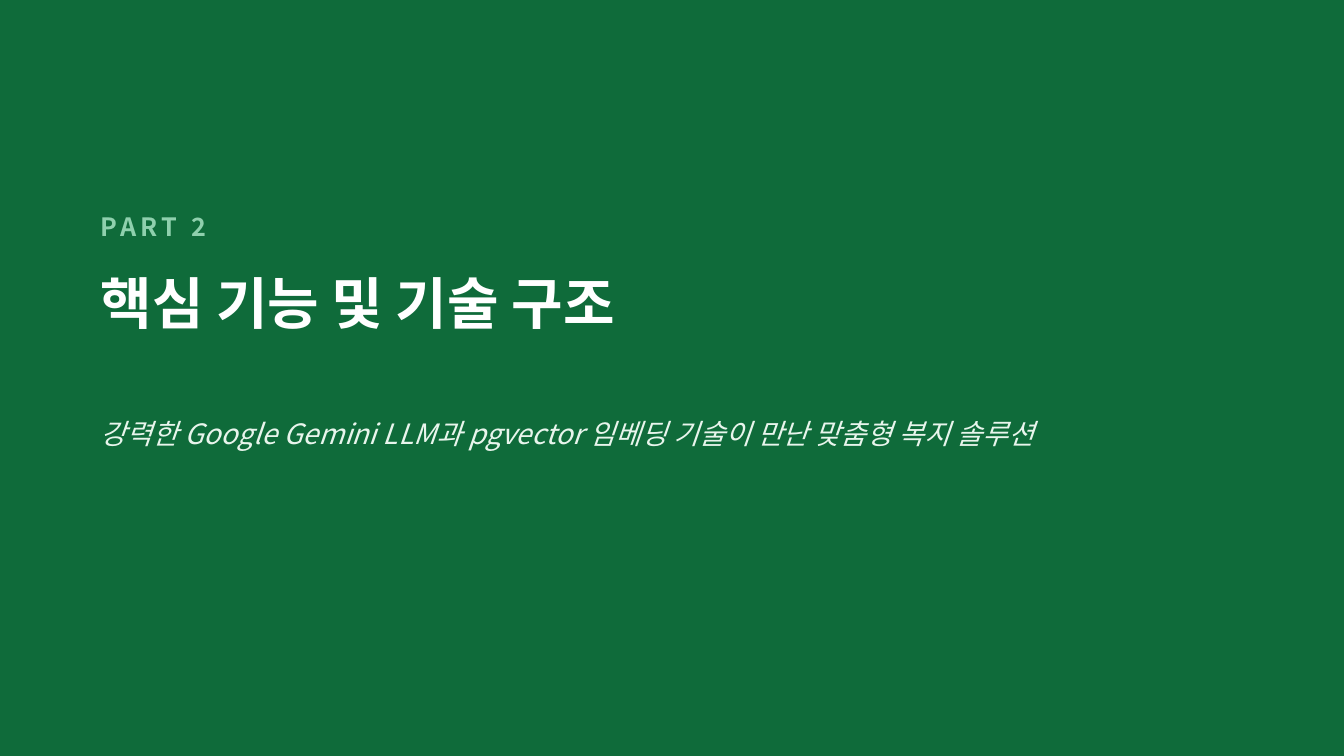
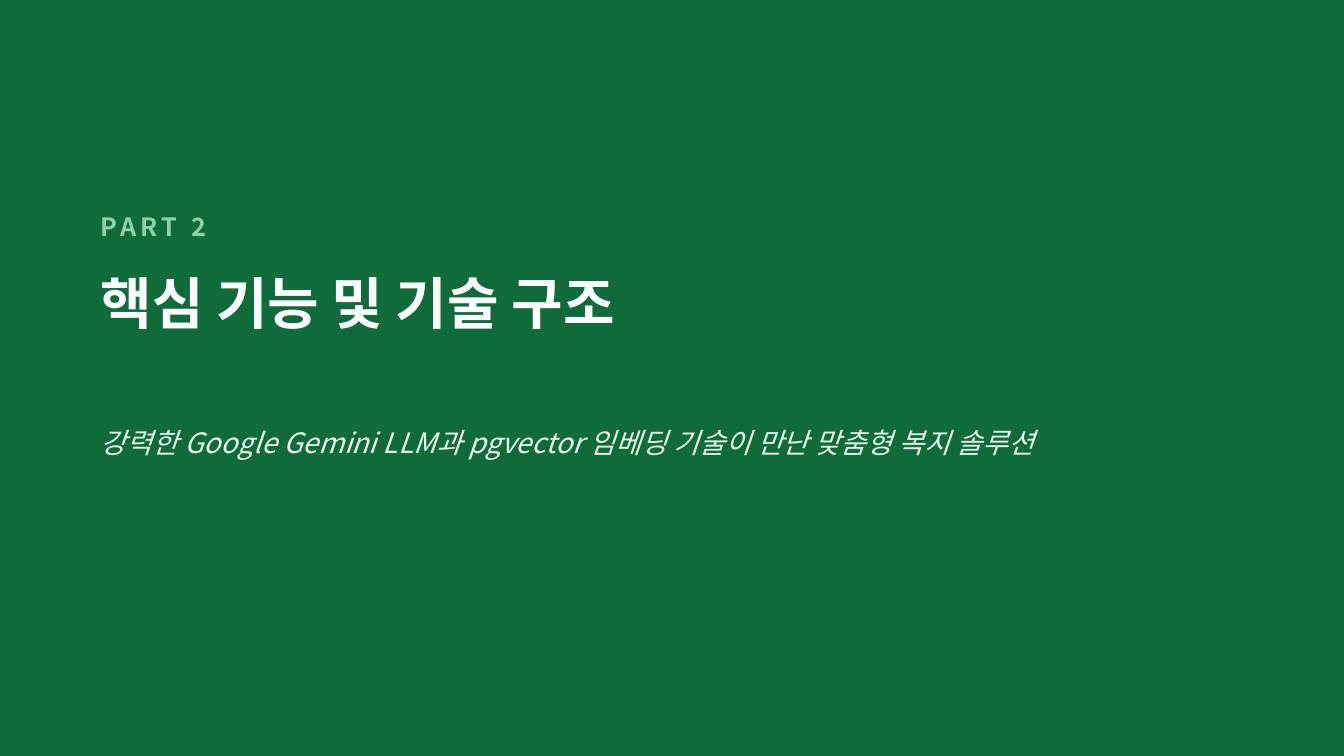
Before and after one commit to mrsure1/bokji-ai, a slide deck: slide 5 of docs/복지AI_소개_수정본.pptx. Drawn at 1344x756 pixels with LibreOffice and Linux fonts; fonts in the diff are those of the drawing. Boxes give left, top, right and bottom in pixels: in the first picture for what was removed or moved away, otherwise in the second. Text is boxed around its words. In the diff, an @@ line names an element or a change of style, - is before the commit and + after.

```diff
--- a/docs/복지AI_소개_수정본.pptx
+++ b/docs/복지AI_소개_수정본.pptx
@@ text "강력한 Google Gemini LLM과 pgvector ..." at box(101, 429, 1034, 460): line spacing 1 to 1.2 @@
```
Also in this commit, not shown: 10 other slides changed, 2 slides added, 2 other files.
